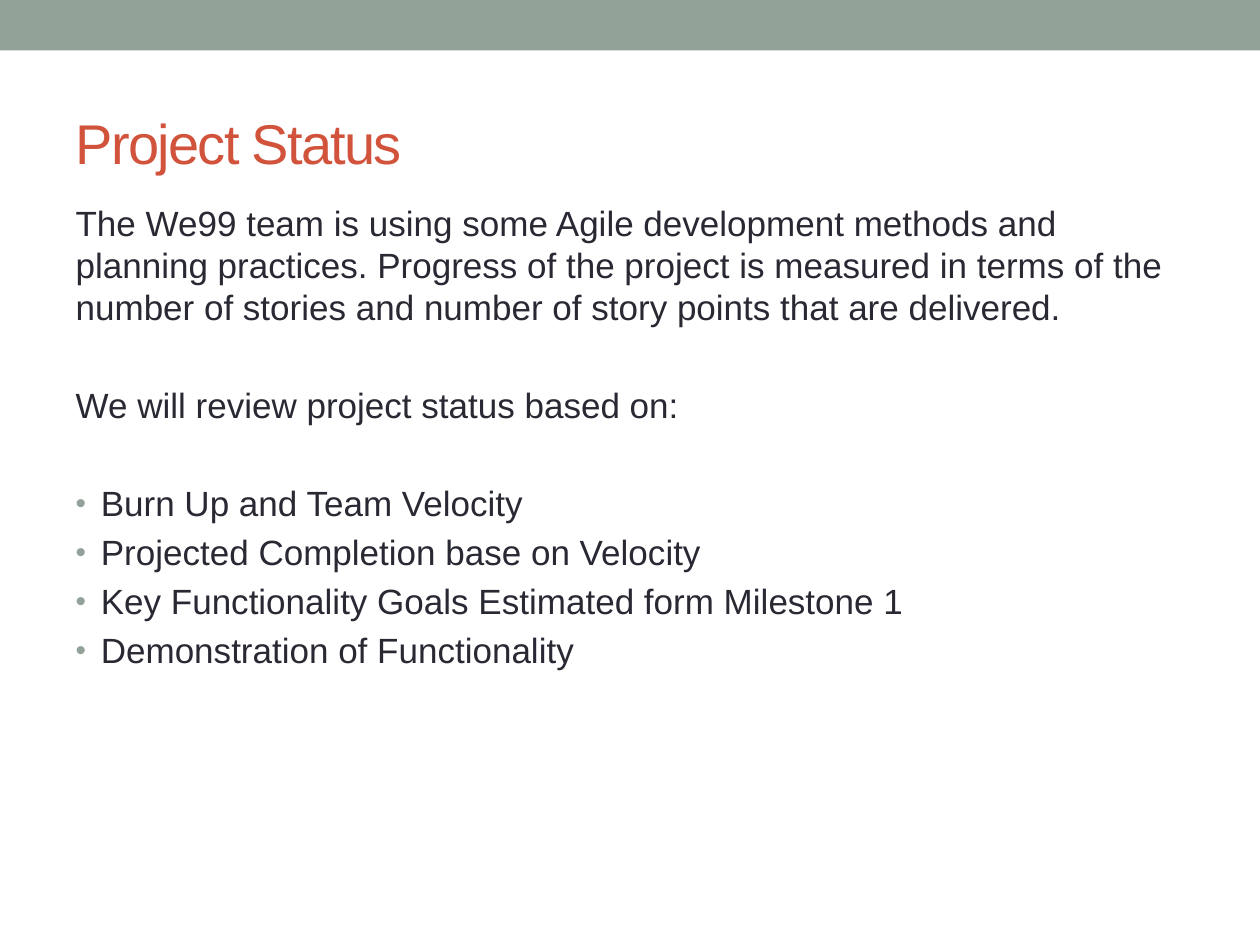
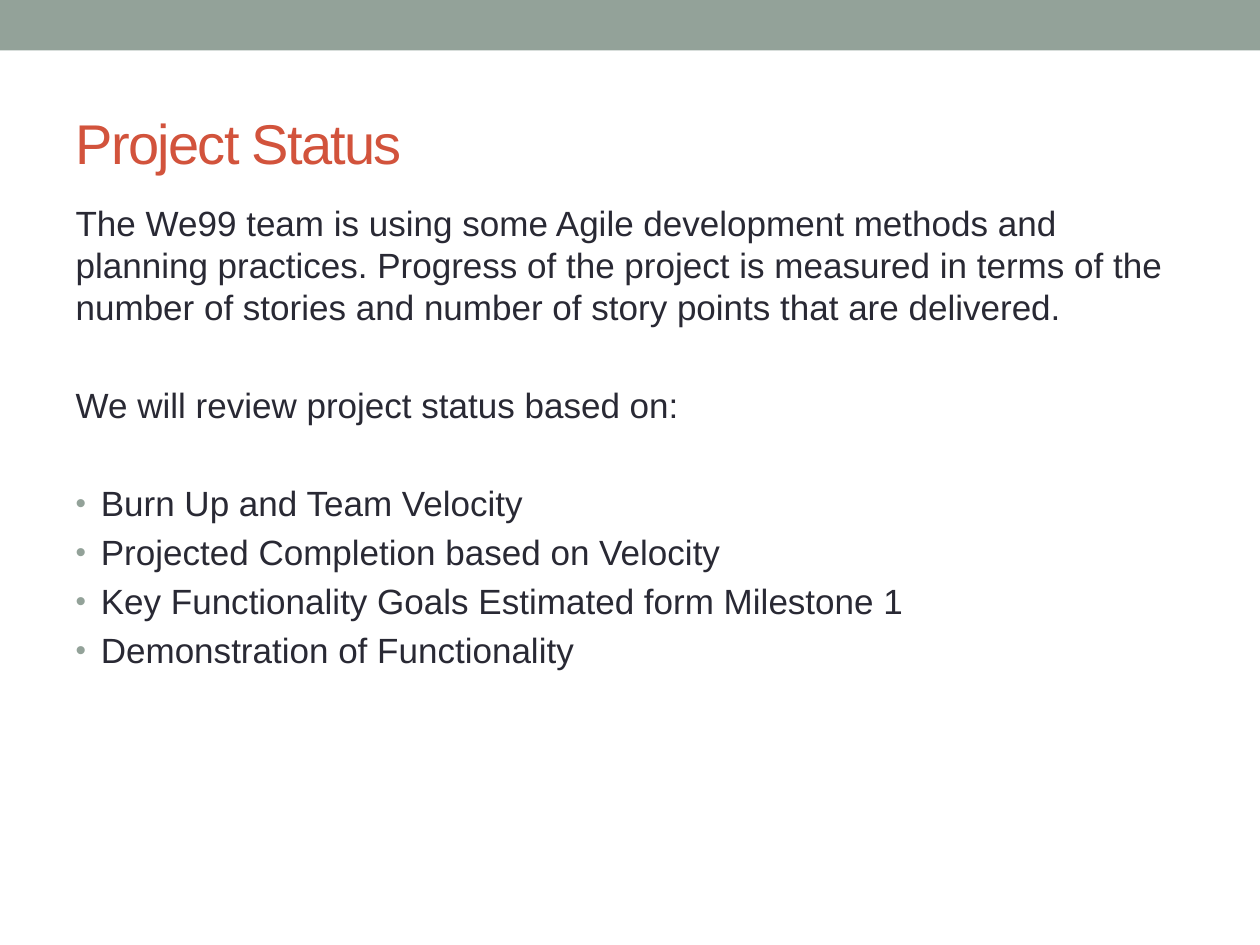
Before and after one commit to massfords/we99, a slide deck: slide 4 of docs/Presentations/WestEastMilestone2Presentation_v1.pptx. Drawn at 1260x945 pixels with LibreOffice and Linux fonts; fonts in the diff are those of the drawing. Boxes give left, top, right and bottom in pixels: in the first picture for what was removed or moved away, otherwise in the second. Text is boxed around its words. In the diff, an @@ line names an element or a change of style, - is before the commit and + after.

```diff
--- a/docs/Presentations/WestEastMilestone2Presentation_v1.pptx
+++ b/docs/Presentations/WestEastMilestone2Presentation_v1.pptx
@@ text at box(101, 539, 720, 572): text changed @@
-• Projected Completion base on Velocity
+• Projected Completion based on Velocity
```
Also in this commit, not shown: 3 other slides changed, 5 slides added, 2 slides removed.
